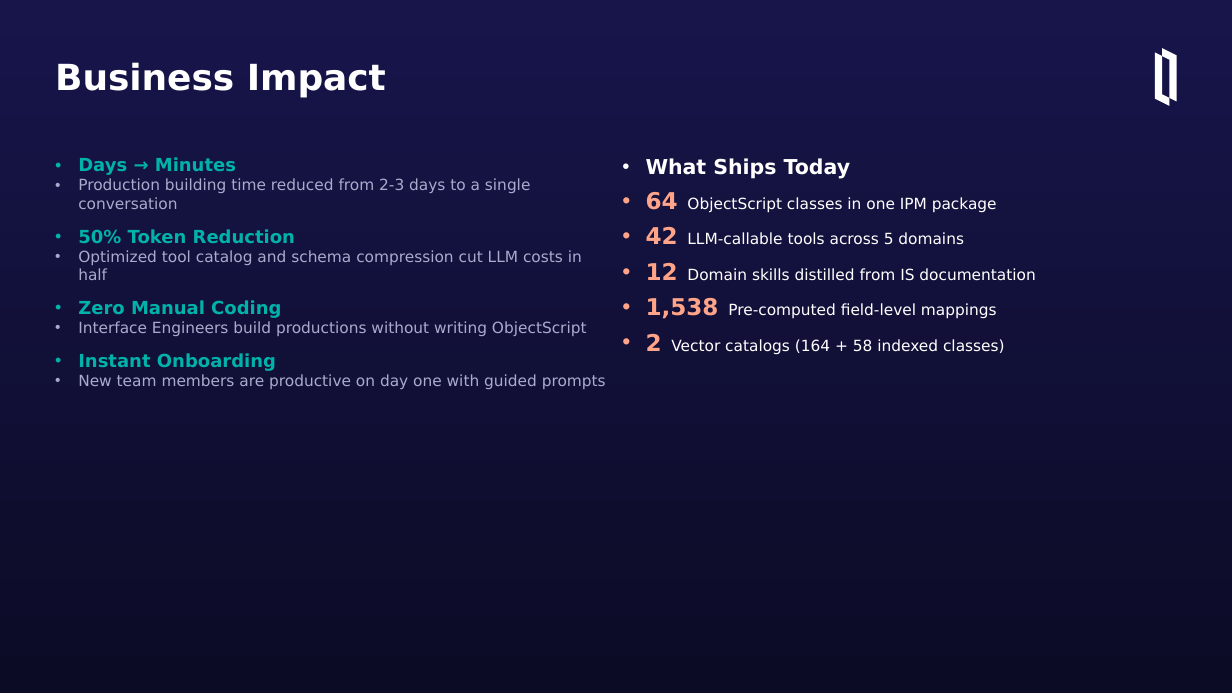
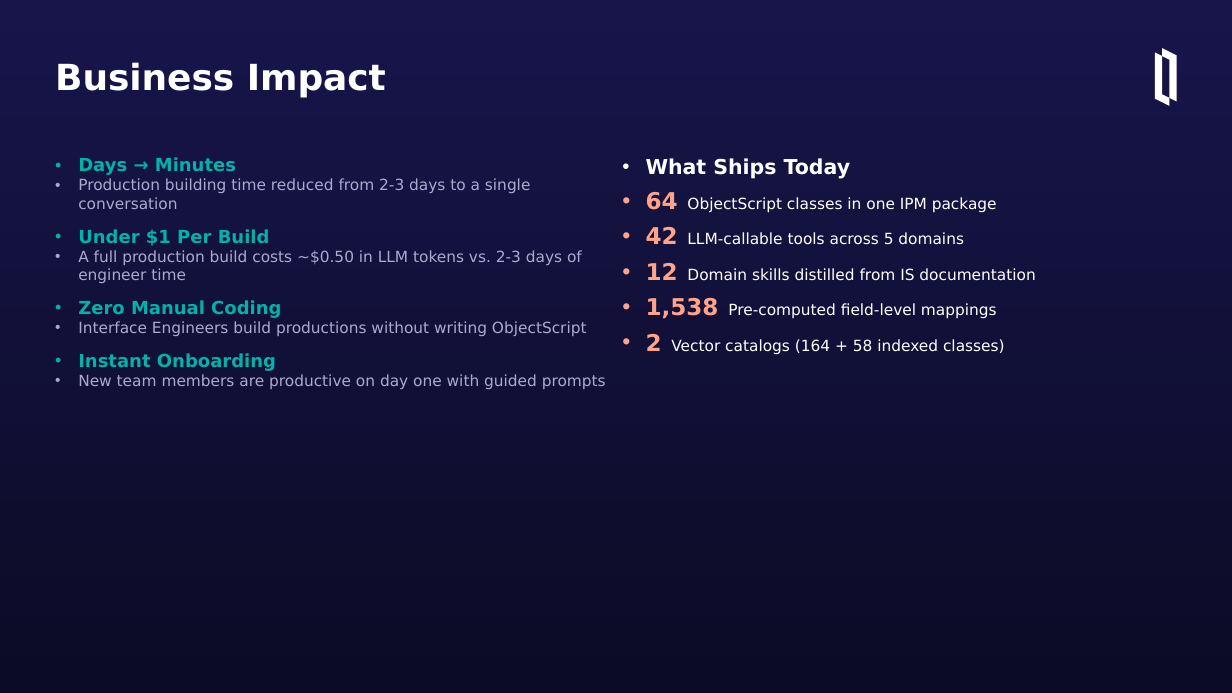
Before and after one commit to dfrancoisc/Agentic-Integration-Builder-Vibe-Coding, a slide deck: slide 10 of docs/Agentic_Health_Interop_UseCase_VP.pptx. Drawn at 1232x693 pixels with LibreOffice and Linux fonts; fonts in the diff are those of the drawing. Boxes give left, top, right and bottom in pixels: in the first picture for what was removed or moved away, otherwise in the second. Text is boxed around its words. In the diff, an @@ line names an element or a change of style, - is before the commit and + after.

```diff
--- a/docs/Agentic_Health_Interop_UseCase_VP.pptx
+++ b/docs/Agentic_Health_Interop_UseCase_VP.pptx
@@ text at [78,229,582,283]: text changed @@
-• 50% Token Reduction
-• Optimized tool catalog and schema compression cut LLM costs in half
+• Under $1 Per Build
+• A full production build costs ~$0.50 in LLM tokens vs. 2-3 days of engineer time
```
Also in this commit, not shown: 4 other files.
